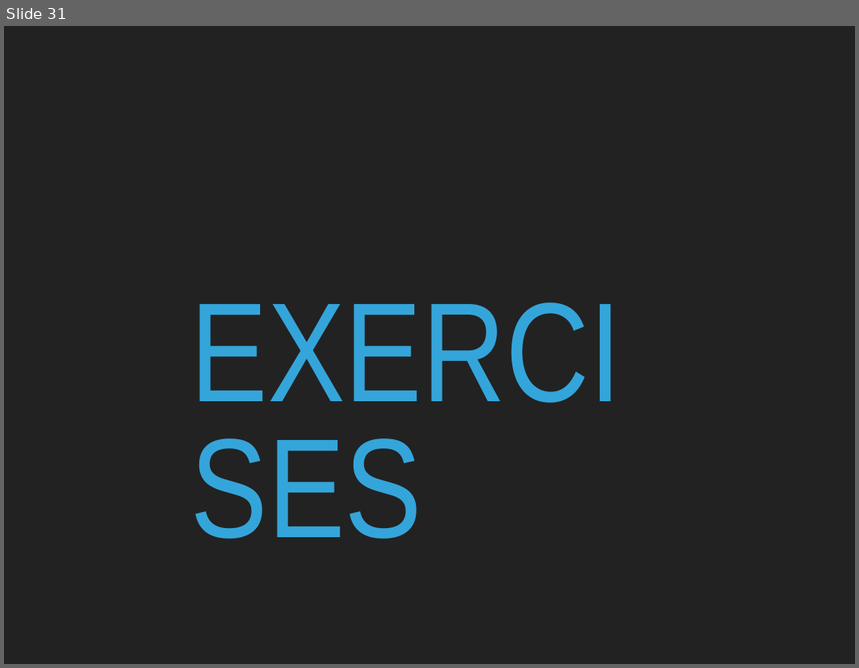
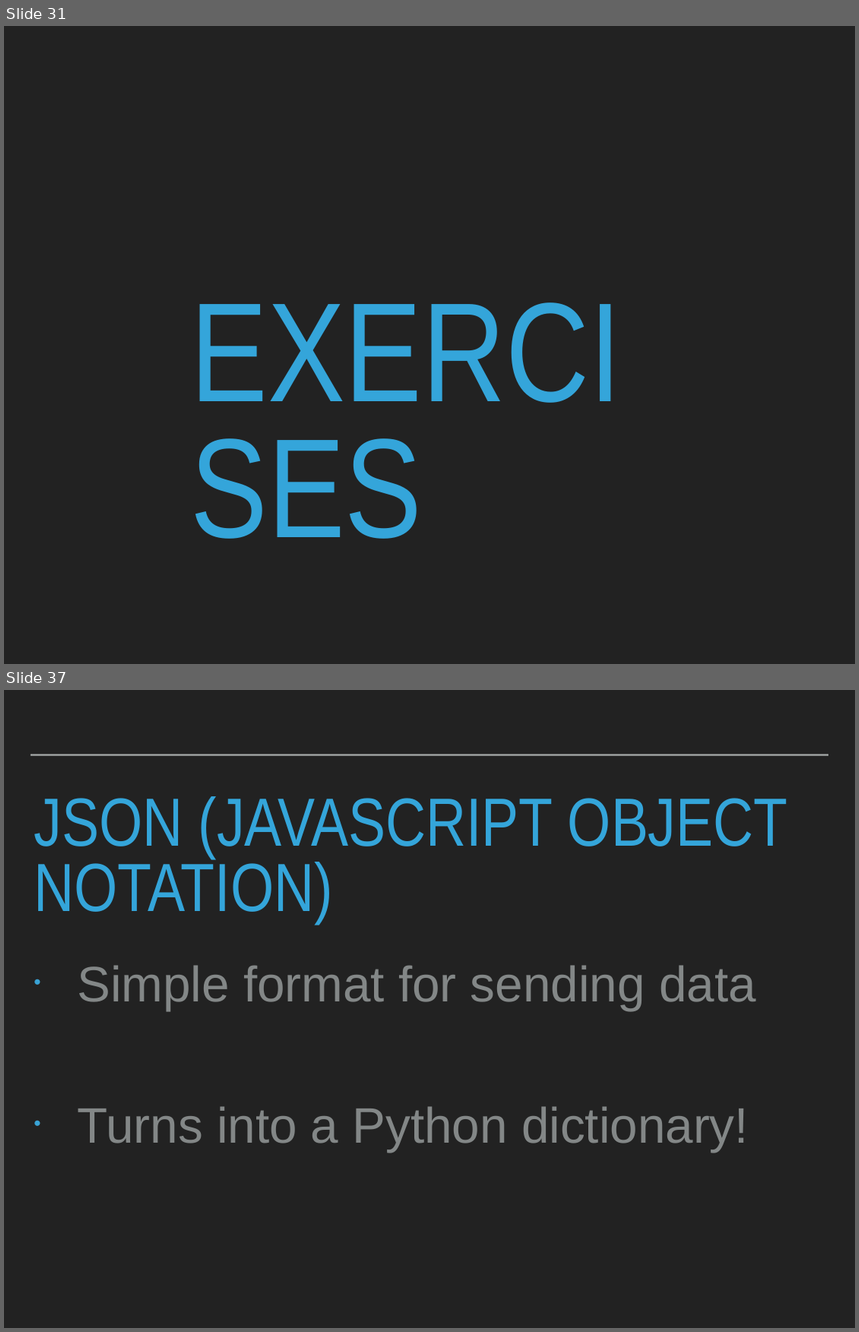
Before and after one commit to robcarrington/python-for-data-science, a slide deck: Session4/Session4_Slides.pptx. Shown one above the other, each under a label of ours: slide 31 before the commit, slides 31 and 37 after it; the slides between them are not shown. The pictures are 859x668 and 859x1332 pixels, drawn with LibreOffice and Linux fonts; fonts in the diff are those of the drawing. Boxes give left, top, right and bottom in pixels: in the first picture for what was removed or moved away, otherwise in the second. Text is boxed around its words. In the diff, an @@ line names an element or a change of style, - is before the commit and + after.

```diff
--- a/Session4/Session4_Slides.pptx
+++ b/Session4/Session4_Slides.pptx
@@ slide 37 added at <box>4,690,855,1328</box>, background #222222 @@
@@ line added from (31, 755) to (829, 755), #A6AAA9 2 pt @@
@@ title added at <box>34,796,788,923</box>, 82 pt, text #34A5DA @@
+JSON (JAVASCRIPT OBJECT NOTATION)
@@ text added at <box>78,965,756,1152</box>, 60 pt, text #838787 @@
+• Simple format for sending data
+• Turns into a Python dictionary!
```
Also in this commit, not shown: 34 slides changed, 15 other slides added, 3 other files.
